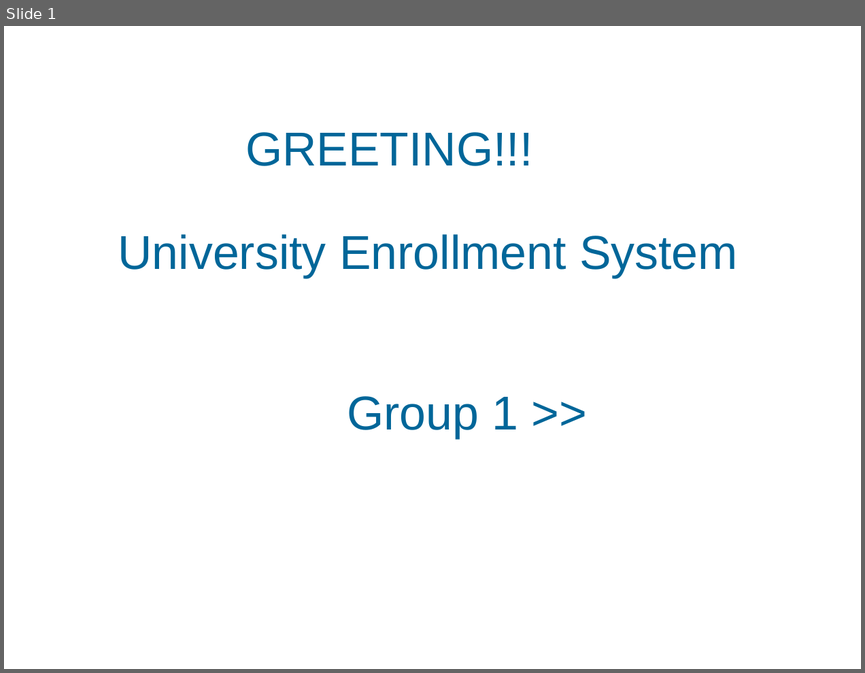
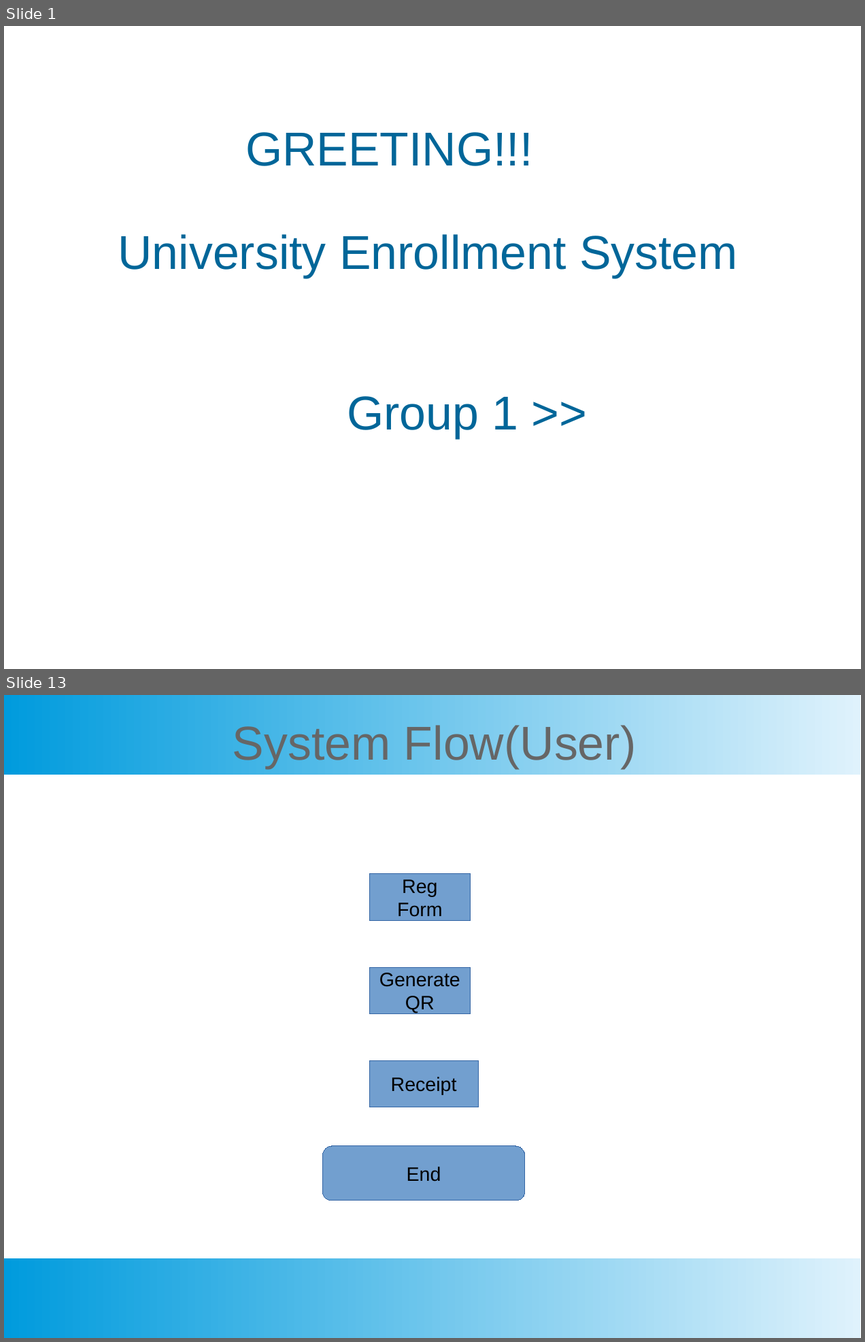
Before and after one commit to heinyekyaw/URSPPP, a slide deck: shout yay.pptx. Shown one above the other, each under a label of ours: slide 1 before the commit, slides 1 and 13 after it; the slides between them are not shown. The pictures are 865x673 and 865x1342 pixels, drawn with LibreOffice and Linux fonts; fonts in the diff are those of the drawing; background and template pictures are left out. Boxes give left, top, right and bottom in pixels: in the first picture for what was removed or moved away, otherwise in the second. Text is boxed around its words. In the diff, an @@ line names an element or a change of style, - is before the commit and + after.

```diff
--- a/shout yay.pptx
+++ b/shout yay.pptx
@@ slide 13 added at <box>4,695,861,1338</box>, background #FFFFFF @@
@@ rectangle added at <box>4,695,861,775</box>, fill gradient #DFF2FC to #009BDD @@
@@ text added at <box>232,725,636,768</box>, 44 pt, text #666666 @@
+System Flow(User)
@@ rectangle added at <box>369,874,470,921</box>, fill #729FCF, outline #3465A4 0.75 pt, 18 pt, text #000000 @@
+Reg
+Form
@@ rectangle added at <box>369,967,470,1014</box>, fill #729FCF, outline #3465A4 0.75 pt, 18 pt, text #000000 @@
+Generate
+QR
@@ rectangle added at <box>369,1060,478,1107</box>, fill #729FCF, outline #3465A4 0.75 pt, 18 pt, text #000000 @@
+Receipt
@@ rounded rectangle added at <box>323,1146,525,1200</box>, fill #729FCF, outline #3465A4 0.75 pt, 18 pt, text #000000 @@
+End
@@ rectangle added at <box>4,1258,861,1338</box>, fill gradient #DFF2FC to #009BDD @@
```
Also in this commit, not shown: 5 slides changed, 11 other slides added.
